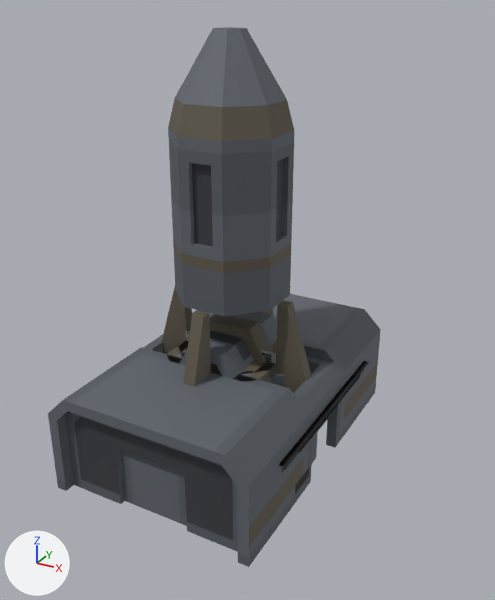
A saved change to the glTF model public/models/facility/facility-kit.glb.
Before and after are seen from a 50 mm camera at (11.9, -20.5, 16.5) aimed at (0.8, -0.3, 6.3). The axes (+X, +Y, +Z) are drawn at lower left. The lights are the same throughout. The older version comes first. Where no turn or scale is listed for an object, it has been applied to the vertices.

The older version as bpy lines, for what is in view:
```python
me_mesh_gate = bpy.data.meshes.new('Mesh gate')
me_mesh_gate.from_pydata(...)  # 48 vertices, 98 faces; spans x -0.9..0.9, y -0.05..0.05, z 0.0..0.9
me_mesh_gate.materials.append(mat_palette)
me_mesh_rocket_basea = bpy.data.meshes.new('Mesh rocket_baseA')
me_mesh_rocket_basea.from_pydata(...)  # 152 vertices, 287 faces; spans x -3.6..3.6, y -3.6..3.6, z 0.0..6.4
me_mesh_rocket_basea.materials.append(mat_palette)
me_mesh_rocket_fuela = bpy.data.meshes.new('Mesh rocket_fuelA')
me_mesh_rocket_fuela.from_pydata(...)  # 40 vertices, 80 faces; spans x -2.0..2.0, y -2.0..2.0, z 0.0..2.0
me_mesh_rocket_fuela.materials.append(mat_palette)
ob_gate_001 = bpy.data.objects.new('gate.001', me_mesh_gate)
ob_gate_001.parent = ob_hangar_largea
ob_gate_001.location = (0.0, -1.35, 0.0)
ob_gate_001.rotation_euler = (0.0, 0.0, 3.142)  # degrees (0, 0, 180)
ob_rocket_basea = bpy.data.objects.new('rocket_baseA', me_mesh_rocket_basea)
ob_rocket_basea.location = (0.0, 0.0, 0.0)
ob_rocket_fuela = bpy.data.objects.new('rocket_fuelA', me_mesh_rocket_fuela)
ob_rocket_fuela.location = (0.0, 0.0, 6.4)
# also in view: 'pipe_ringHigh' at (0.0, 0.0, 2.6); 'Hall_NoLight_Window' at (0.0, 0.0, 1.3); 'hangar_largeA' at (0.0, 0.0, 2.0); 'rocket_sidesA' at (0.0, 0.0, 10.4); 'rocket_topA' at (0.0, 0.0, 14.0)
```
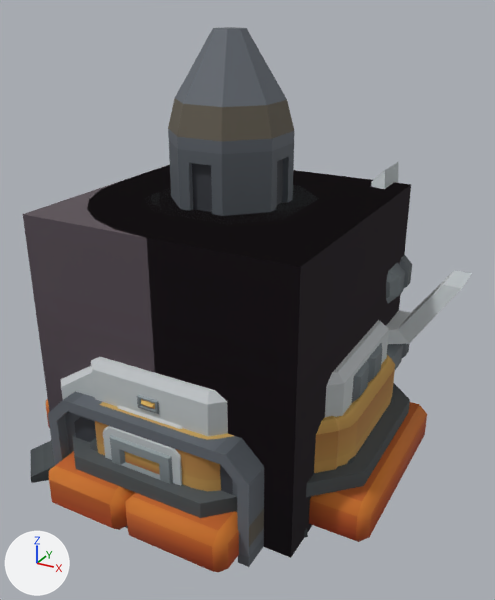
Not visible in the pictures: 'basemodule_garage'.

Changed parts and their boxes [x1, y1, x2, y2] in the pictures (495 x 600 px):
'terrain_tall_curved', added
    after: [87, 165, 411, 558]
'terrain_tall', added
    after: [23, 182, 410, 557]
'landingpad_large', added
    after: [46, 383, 427, 572]
'basemodule_C', added
    after: [91, 320, 389, 486]
'basemodule_A', added
    after: [30, 366, 341, 491]
'basemodule_E', added (brown)
    after: [335, 343, 395, 466]
'dropship_door_left', added
    after: [386, 270, 472, 370]
'dropship_packed', added
    after: [371, 162, 412, 304]
'drill_structure', added (mostly hidden)
    after: [145, 185, 319, 224]
'hangar_largeA', unchanged, covered by the edit
    before: [48, 294, 381, 567]
    after: [48, 391, 264, 567]
'gate.001', unchanged, covered by the edit
    before: [65, 412, 238, 552]
    after: [65, 412, 237, 512]
'rocket_fuelA', unchanged, covered by the edit
    before: [173, 240, 291, 316]
'rocket_baseA', unchanged, covered by the edit
    before: [162, 287, 318, 463]

What the commit changed:
Picture 'spacebits_texture.001' (img_spacebits_texture_001) is new.
Picture 'spacebits_texture' (img_spacebits_texture) is new.
Material 'stone-spacebits_texture' (mat_stone_spacebits_texture) is new.
Its texture is img_spacebits_texture_001.
Its roughness is 0.92.
Material 'base-spacebits_texture' (mat_base_spacebits_texture) is new.
Its texture is img_spacebits_texture.
Its roughness is 0.92.
Mesh me_cube_15122 is new.
It has 20 vertices, 36 faces and spans x -5.0..5.0, y -5.0..5.0, z -5.0..5.0.
It uses material mat_stone_spacebits_texture (picture img_spacebits_texture_001).
Mesh me_cube_15115 is new.
It is a box spanning x -5.0..5.0, y -5.0..5.0, z -5.0..5.0.
It uses material mat_stone_spacebits_texture (picture img_spacebits_texture_001).
Mesh me_cylinder_2728 is new.
It has 437 vertices, 798 faces and spans x -4.38..4.38, y -4.38..4.38, z 0.0..10.0.
It uses material mat_base_spacebits_texture (picture img_spacebits_texture).
Mesh me_cylinder_2718 is new.
It has 418 vertices, 710 faces and spans x -5.05..5.05, y -6.46..5.54, z 0.0..5.05.
It uses material mat_base_spacebits_texture (picture img_spacebits_texture).
Mesh me_cylinder_2717 is new.
It has 433 vertices, 732 faces and spans x -5.85..5.85, y -6.35..5.65, z 0.0..8.69.
It uses material mat_base_spacebits_texture (picture img_spacebits_texture).
Mesh me_cylinder_2722 is new.
It has 380 vertices, 644 faces and spans x -5.44..5.44, y -6.56..5.44, z 0.0..5.44.
It uses material mat_base_spacebits_texture (picture img_spacebits_texture).
Mesh me_cylinder_2721 is new.
It has 351 vertices, 586 faces and spans x -6.28..5.72, y -6.28..5.34, z 0.0..5.34.
It uses material mat_base_spacebits_texture (picture img_spacebits_texture).
Mesh me_cylinder_2686 is new.
It has 261 vertices, 478 faces and spans x -7.0..7.0, y -7.0..7.0, z 0.0..2.8.
It uses material mat_base_spacebits_texture (picture img_spacebits_texture).
Mesh me_cylinder_646 is new.
It has 643 vertices, 1122 faces and spans x -5.34..5.34, y -5.26..5.74, z 0.0..10.64.
It uses material mat_base_spacebits_texture (picture img_spacebits_texture).
Mesh me_cube_263 is new.
It has 120 vertices, 222 faces and spans x -0.25..5.32, y -2.0..4.0, z -3.07..2.18.
It uses material mat_base_spacebits_texture (picture img_spacebits_texture).
Object 'terrain_tall_curved' (ob_terrain_tall_curved) is new; it shows me_cube_15122.
Its location is (0.0, 0.0, 5.0).
Object 'terrain_tall' (ob_terrain_tall) is new; it shows me_cube_15115.
Its location is (0.0, 0.0, 5.0).
Object 'drill_structure' (ob_drill_structure) is new; it shows me_cylinder_2728.
Its location is (0.0, 0.0, 0.0).
Object 'basemodule_garage' (ob_basemodule_garage) is new; it shows me_cylinder_2718.
Its location is (0.0, 0.0, 0.0).
Object 'basemodule_E' (ob_basemodule_e) is new; it shows me_cylinder_2717.
Its location is (0.0, 0.0, 0.0).
Object 'basemodule_C' (ob_basemodule_c) is new; it shows me_cylinder_2722.
Its location is (0.0, 0.0, 0.0).
Object 'basemodule_A' (ob_basemodule_a) is new; it shows me_cylinder_2721.
Its location is (0.0, 0.0, 0.0).
Object 'landingpad_large' (ob_landingpad_large) is new; it shows me_cylinder_2686.
Its location is (0.0, 0.0, 0.0).
Object 'dropship_packed' (ob_dropship_packed) is new; it shows me_cylinder_646.
Its location is (0.0, 0.0, 0.0).
Object 'dropship_door_left' (ob_dropship_door_left) is new; it shows me_cube_263.
Its location is (2.18, 2.0, 4.32).
